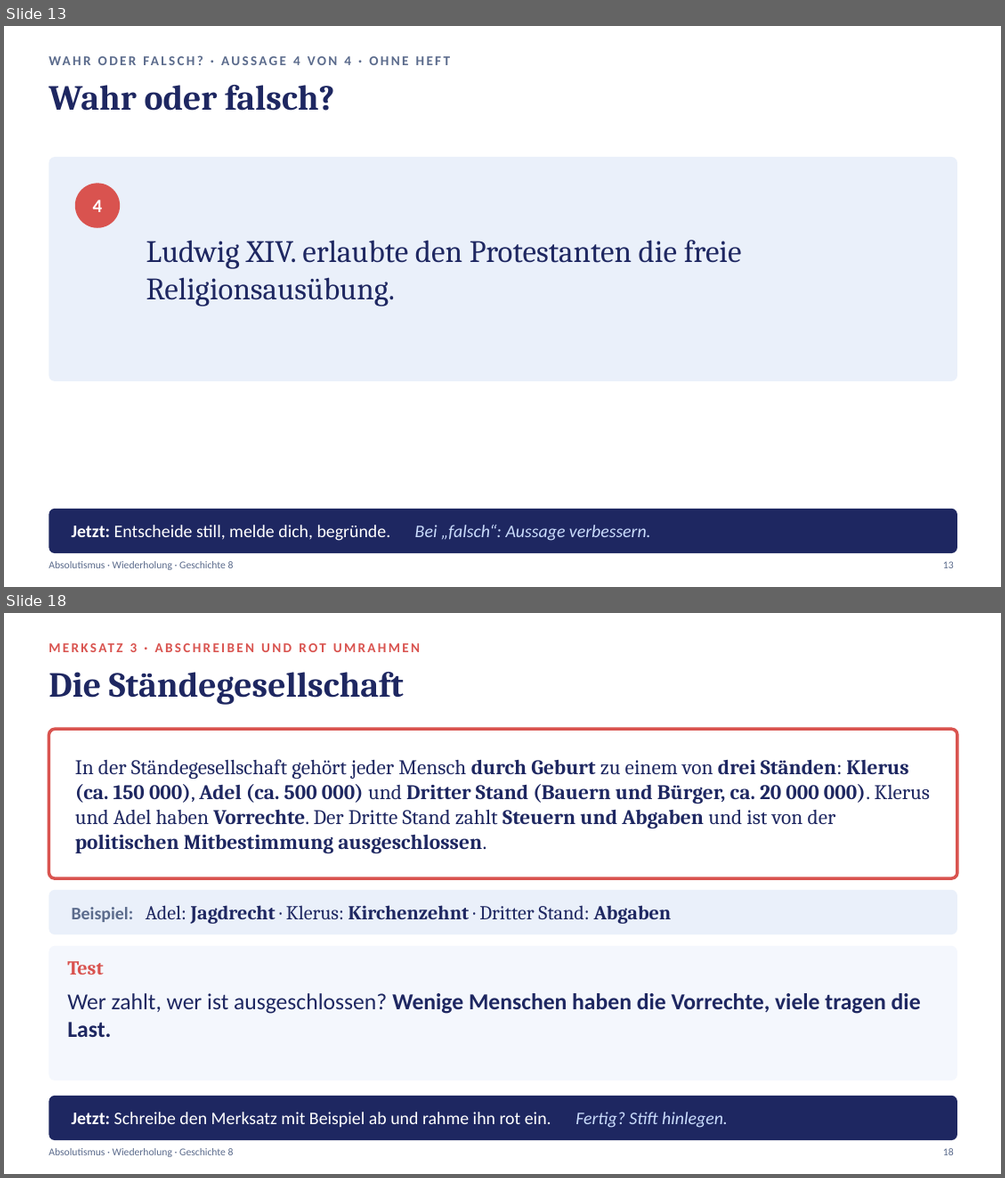
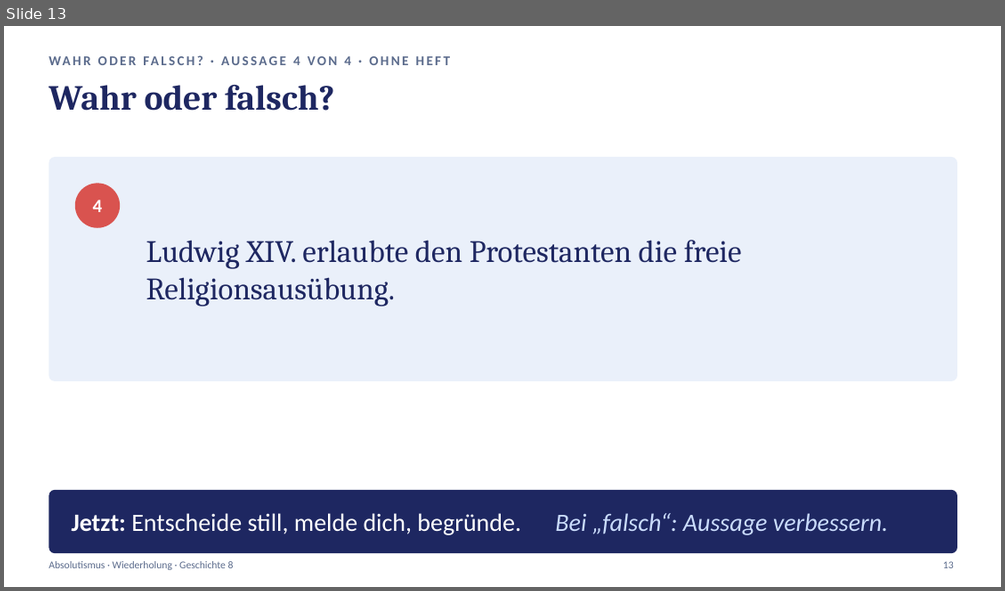
Before and after one commit to golzkonstantin-gif/Schule, a slide deck: Geschichte_8/Absolutismus_Wiederholung/Praesentation_Absolutismus_Wiederholung.pptx. Shown one above the other, each under a label of ours: slides 13 and 18 before the commit, slide 13 after it; the slides between them are not shown. The pictures are 1005x1178 and 1005x591 pixels, drawn with LibreOffice and Linux fonts; fonts in the diff are those of the drawing. Boxes give left, top, right and bottom in pixels: in the first picture for what was removed or moved away, otherwise in the second. Text is boxed around its words. In the diff, an @@ line names an element or a change of style, - is before the commit and + after.

```diff
--- a/Geschichte_8/Absolutismus_Wiederholung/Praesentation_Absolutismus_Wiederholung.pptx
+++ b/Geschichte_8/Absolutismus_Wiederholung/Praesentation_Absolutismus_Wiederholung.pptx
@@ slide 18 removed at (x1=4, y1=613, x2=1001, y2=1174), background #FFFFFF @@
@@ text removed at (x1=130, y1=643, x2=138, y2=652) @@
-MERKSATZ 3 · ABSCHREIBEN UND ROT UMRAHMEN
@@ text removed at (x1=48, y1=672, x2=404, y2=705) @@
-Die Ständegesellschaft
@@ rounded rectangle removed at (x1=48, y1=729, x2=957, y2=878) @@
@@ text removed at (x1=75, y1=759, x2=930, y2=853) @@
-In der Ständegesellschaft gehört jeder Mensch durch Geburt zu einem von drei Ständen: Klerus (ca. 150 000), Adel (ca. 500 000) und Dritter Stand (Bauern und Bürger, ca. 20 000 000). Klerus und Adel haben Vorrechte. Der Dritte Stand zahlt Steuern und Abgaben und ist von der politischen Mitbestimmung ausgeschlossen.
@@ rounded rectangle removed at (x1=48, y1=890, x2=957, y2=934) @@
@@ text removed at (x1=72, y1=905, x2=672, y2=924) @@
-Beispiel: Adel: Jagdrecht · Klerus: Kirchenzehnt · Dritter Stand: Abgaben
@@ rounded rectangle removed at (x1=48, y1=946, x2=957, y2=1080) @@
@@ text removed at (x1=67, y1=961, x2=103, y2=974) @@
-Test
@@ text removed at (x1=67, y1=993, x2=921, y2=1037) @@
-Wer zahlt, wer ist ausgeschlossen? Wenige Menschen haben die Vorrechte, viele tragen die Last.
@@ rounded rectangle removed at (x1=48, y1=1095, x2=957, y2=1140) @@
@@ text removed at (x1=72, y1=1111, x2=728, y2=1127) @@
-Jetzt: Schreibe den Merksatz mit Beispiel ab und rahme ihn rot ein. Fertig? Stift hinlegen.
@@ text removed at (x1=48, y1=1148, x2=234, y2=1157) @@
-Absolutismus · Wiederholung · Geschichte 8
@@ text removed at (x1=943, y1=1148, x2=954, y2=1155) @@
-18
@@ slide 13 changed as well @@
@@ rounded rectangle resized from (x1=48, y1=508, x2=957, y2=553) to (x1=48, y1=490, x2=957, y2=553) @@
@@ rounded rectangle at (x1=48, y1=490, x2=957, y2=553): proportions changed @@
@@ text "Jetzt: Entscheide still, melde dich, ..." moved from (x1=72, y1=524, x2=651, y2=540) to (x1=72, y1=513, x2=888, y2=535) @@
@@ text "Jetzt: Entscheide still, melde dich, ..." at (x1=72, y1=513, x2=888, y2=535): size 17 to 24 pt @@
```
Also in this commit, not shown: 16 other slides changed, 2 other slides removed, 3 other files.
